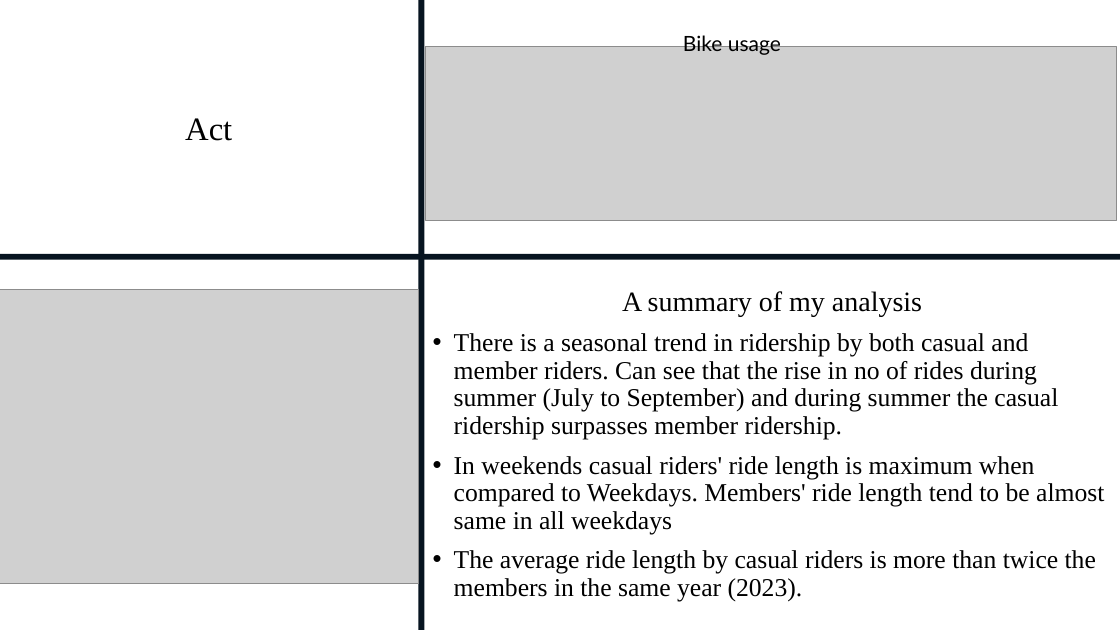
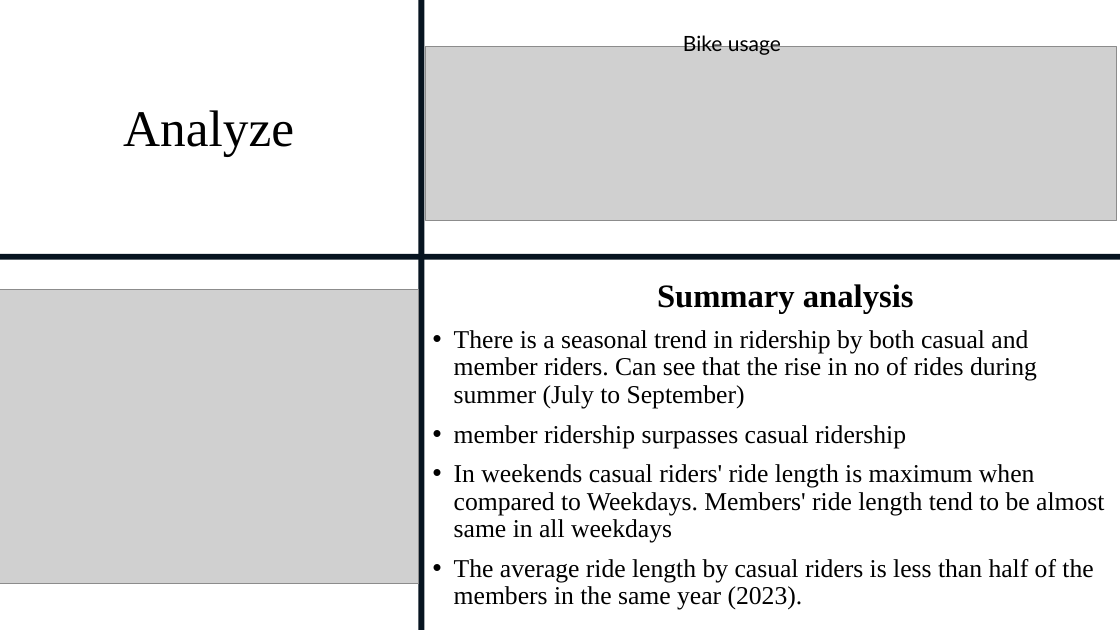
Before and after one commit to y4611676/Unanimous-Project, a slide deck: slide 11 of Bike_Share/How_Does_a_Bike_Share_Navigate_Speedy_Success.pptx. Drawn at 1120x630 pixels with LibreOffice and Linux fonts; fonts in the diff are those of the drawing; grey boxes stand for pictures. Boxes give left, top, right and bottom in pixels: in the first picture for what was removed or moved away, otherwise in the second. Text is boxed around its words. In the diff, an @@ line names an element or a change of style, - is before the commit and + after.

```diff
--- a/Bike_Share/How_Does_a_Bike_Share_Navigate_Speedy_Success.pptx
+++ b/Bike_Share/How_Does_a_Bike_Share_Navigate_Speedy_Success.pptx
@@ title at bbox=[123, 110, 294, 157]: text changed; size 28 to 44 pt @@
-Act
+Analyze
@@ text at bbox=[454, 284, 1037, 448]: text changed @@
-A summary of my analysis
-• There is a seasonal trend in ridership by both casual and member riders. Can see that the rise in no of rides during summer (July to September) and during summer the casual ridership surpasses member ridership.
+Summary analysis
+• There is a seasonal trend in ridership by both casual and member riders. Can see that the rise in no of rides during summer (July to September)
+• member ridership surpasses casual ridership
@@ text at bbox=[454, 559, 1093, 610]: text changed @@
-• The average ride length by casual riders is more than twice the members in the same year (2023).
+• The average ride length by casual riders is less than half of the members in the same year (2023).
```
Also in this commit, not shown: 9 other slides changed, 1 other file.
